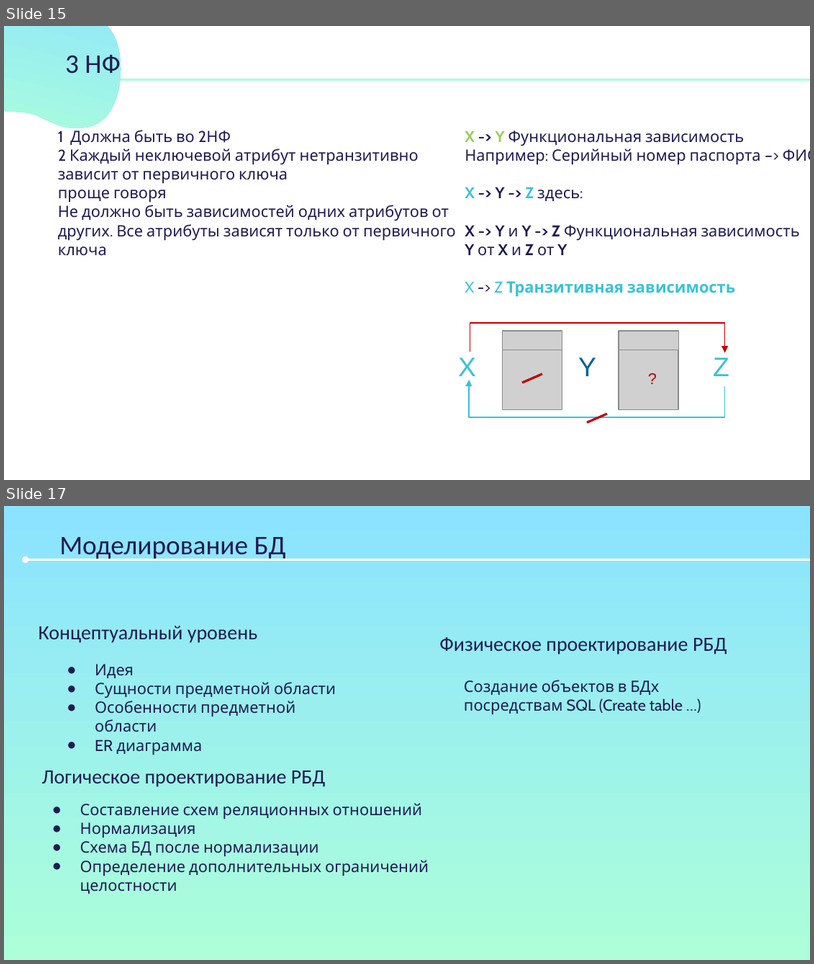
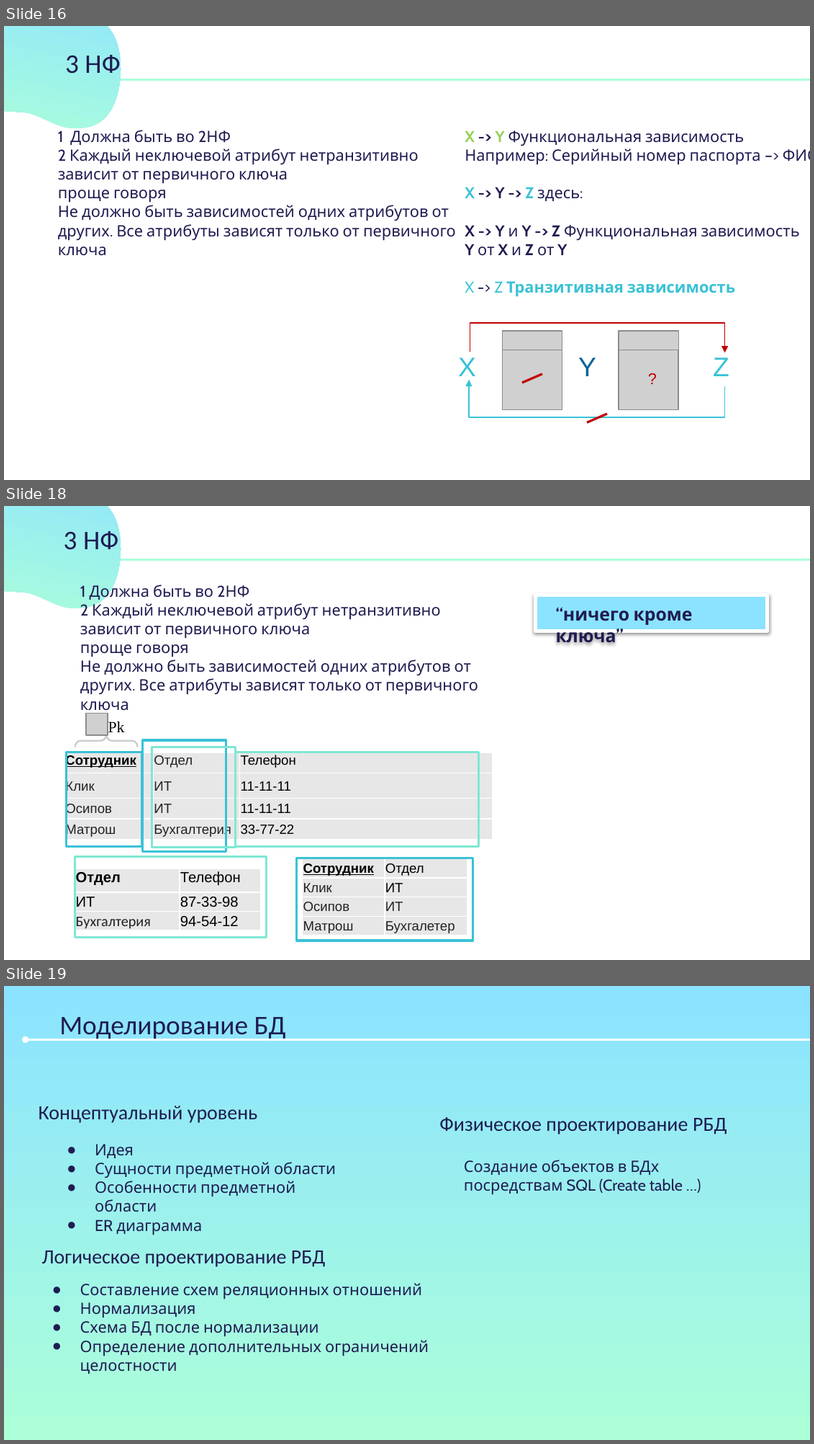
Before and after one commit to itambu/Summer_Bootcamp_2021, a slide deck: DataEngineering/DataEngineering Presentation.pptx. Shown one above the other, each under a label of ours: slides 15 and 17 before the commit, slides 16, 18 and 19 after it; the slides between them are not shown. The pictures are 814x964 and 814x1444 pixels, drawn with LibreOffice and Linux fonts; fonts in the diff are those of the drawing; grey boxes stand for pictures. Boxes give left, top, right and bottom in pixels: in the first picture for what was removed or moved away, otherwise in the second. Text is boxed around its words. In the diff, an @@ line names an element or a change of style, - is before the commit and + after.

```diff
--- a/DataEngineering/DataEngineering Presentation.pptx
+++ b/DataEngineering/DataEngineering Presentation.pptx
@@ slide 18 added at box(4, 506, 810, 960), background #FFFFFF; not listed: 1 template element that a slide beside it also shows @@
@@ freeform shape added at box(4, 506, 137, 618), fill gradient #8BE3FF to #ACFFD9 @@
@@ title added at box(64, 531, 118, 550), 24 pt, text #1F1C51 @@
+3 НФ
@@ text added at box(80, 582, 478, 714), 14 pt, text #1F1C51 @@
+1 Должна быть во 2НФ
+2 Каждый неключевой атрибут нетранзитивно зависит от первичного ключа
+проще говоря
+Не должно быть зависимостей одних атрибутов от других. Все атрибуты зависят только от первичного ключа
@@ rectangle added at box(535, 595, 768, 631), fill #8BE3FF, outline #FFFFFF 3 pt, 16 pt, text #1F1C51, bold @@
+“ничего кроме ключа”
@@ picture added at box(86, 713, 108, 735) @@
@@ text added at box(108, 721, 125, 732), 14 pt, text #000000 @@
+Pk
@@ right brace added at box(75, 734, 138, 747), outline #CCCCCC 1.5 pt @@
@@ rectangle added at box(143, 740, 226, 851), outline #39C2D7 2 pt @@
@@ table added at box(64, 752, 493, 839), 4 rows, 3 columns @@
+Сотрудник | Отдел | Телефон
+Клик | ИТ | 11-11-11
+Осипов | ИТ | 11-11-11
+Матрош | Бухгалтерия | 33-77-22
@@ rectangle added at box(66, 752, 142, 847), outline #39C2D7 2 pt @@
@@ rectangle added at box(152, 747, 234, 847), outline #7FE7D3 2 pt @@
@@ rectangle added at box(235, 752, 479, 847), outline #7FE7D3 2 pt @@
@@ table added at box(75, 868, 260, 932), 3 rows, 2 columns @@
+Отдел | Телефон
+ИТ | 87-33-98
+Бухгалтерия | 94-54-12
@@ rectangle added at box(75, 856, 266, 937), outline #7FE7D3 2 pt @@
@@ rectangle added at box(297, 857, 473, 940), outline #39C2D7 2 pt @@
@@ table added at box(302, 858, 467, 936), 4 rows, 2 columns @@
+Сотрудник | Отдел
+Клик | ИТ
+Осипов | ИТ
+Матрош | Бухгалетер
@@ what was slide 15 is now slide 16 @@
@@ what was slide 17 is now slide 19 @@
```
Also in this commit, not shown: 5 slides changed, 2 other slides added.
